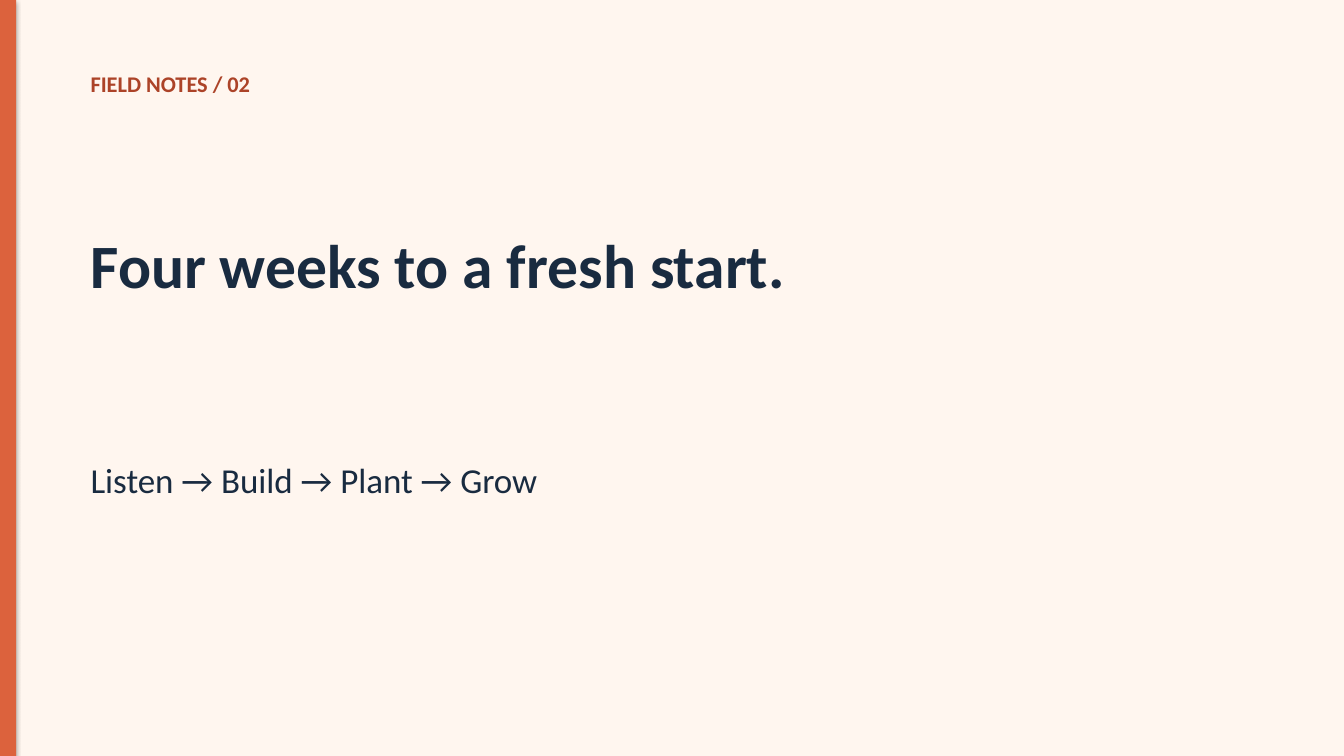
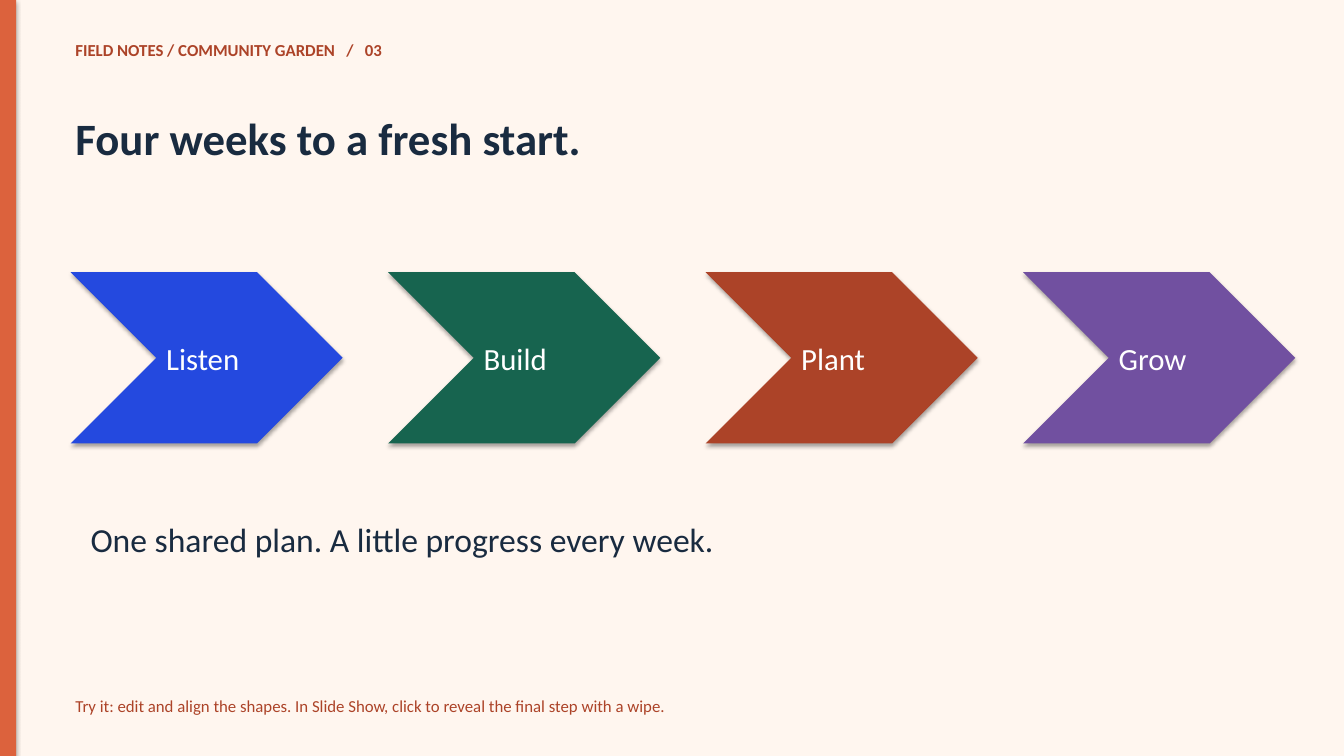
Before and after one commit to starling-build/slides, a slide deck: slide 3 of examples/garden-presentation.pptx. Drawn at 1344x756 pixels with LibreOffice and Linux fonts; fonts in the diff are those of the drawing. Boxes give left, top, right and bottom in pixels: in the first picture for what was removed or moved away, otherwise in the second. Text is boxed around its words. In the diff, an @@ line names an element or a change of style, - is before the commit and + after.

```diff
--- a/examples/garden-presentation.pptx
+++ b/examples/garden-presentation.pptx
@@ text at box(75, 45, 382, 56): text changed; size 16 to 12 pt @@
-FIELD NOTES / 02
+FIELD NOTES / COMMUNITY GARDEN / 03
@@ text "Four weeks to a fresh ...": place and size @@
-text "Four weeks to a fresh ..." at box(91, 244, 785, 289)
+text "Four weeks to a fresh ..." at box(75, 123, 581, 156)
@@ text "Four weeks to a fresh ..." at box(75, 123, 581, 156): size 44 to 32 pt @@
@@ chevron added at box(71, 272, 343, 444), fill #2449DF, 22 pt, text #FFFFFF @@
+Listen
@@ chevron added at box(388, 272, 660, 444), fill #17644F, 22 pt, text #FFFFFF @@
+Build
@@ chevron added at box(706, 272, 978, 444), fill #AC4328, 22 pt, text #FFFFFF @@
+Plant
@@ chevron added at box(1023, 272, 1296, 444), fill #7150A0, 22 pt, text #FFFFFF @@
+Grow
@@ text removed at box(91, 468, 537, 494) @@
-Listen → Build → Plant → Grow
@@ text added at box(91, 528, 714, 558), 24 pt, text #192B40 @@
+One shared plan. A little progress every week.
@@ text added at box(75, 700, 664, 715), 12 pt, text #AC4328 @@
+Try it: edit and align the shapes. In Slide Show, click to reveal the final step with a wipe.
```
Also in this commit, not shown: 3 other slides changed, 5 slides added, 1 other file.
